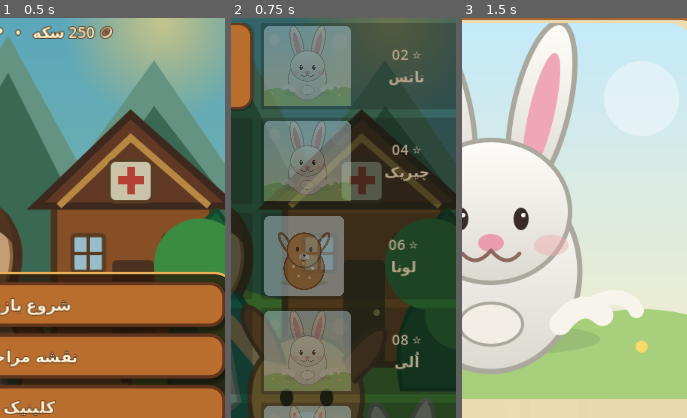
Above: before the commit, frames 1-3 (left to right).
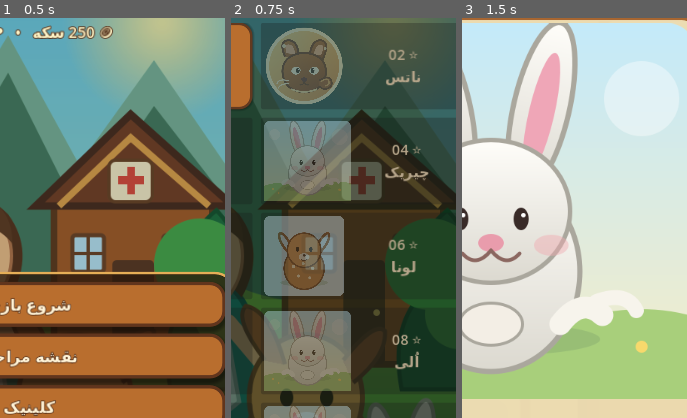
Above: after the commit, the same moments.

Repository: Javadmk1/Forest-Emergency-Vet
Game: Godot game, scene res://scenes/main_menu.tscn
The game is run twice, just before and just after one commit, with the same random seed, the same clock (stepped at 60 frames per second) and the same inputs.
Inputs:
- Up to frame 1 (0.5 s): no input
- Up to frame 2 (0.75 s): click "شروع بازی" at 0.5 s
- Up to frame 3 (1.5 s): click "⭐ 01 پوپی" at 1.25 s
The pictures show only the part of the screen within x 44-94%, y 11-61%; the shares and areas given below are measured in that part.

Frame 1 is identical in both runs. In frame 2, 7.3% of the frame differs, in the area x 14-86%, y 2-22%; in frame 3, nothing differs.

Commit message:
Show squirrel artwork on its matching level card

Diff:
--- a/scripts/level_select.gd
+++ b/scripts/level_select.gd
@@ -81,6 +81,7 @@
             "deer", "fawn": portrait_path = "res://assets/fawn_patient.svg"
             "hedgehog": portrait_path = "res://assets/hedgehog_patient.svg"
             "rabbit": portrait_path = "res://assets/rabbit_patient.svg"
+            "squirrel": portrait_path = "res://assets/squirrel_patient.svg"
             _: portrait_path = "res://assets/rabbit_patient.svg"
         if ResourceLoader.exists(portrait_path):
             button.icon = load(portrait_path)
